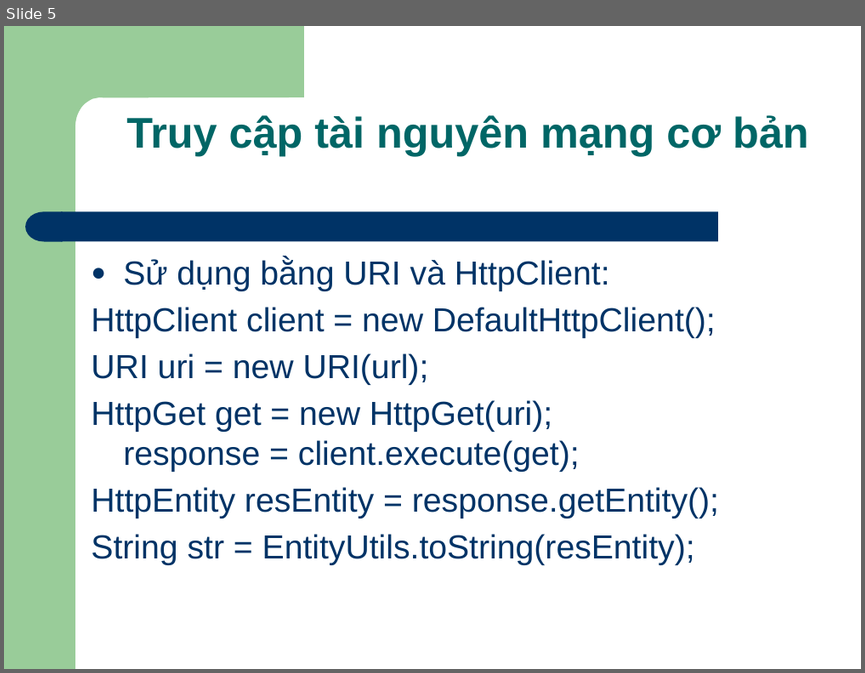
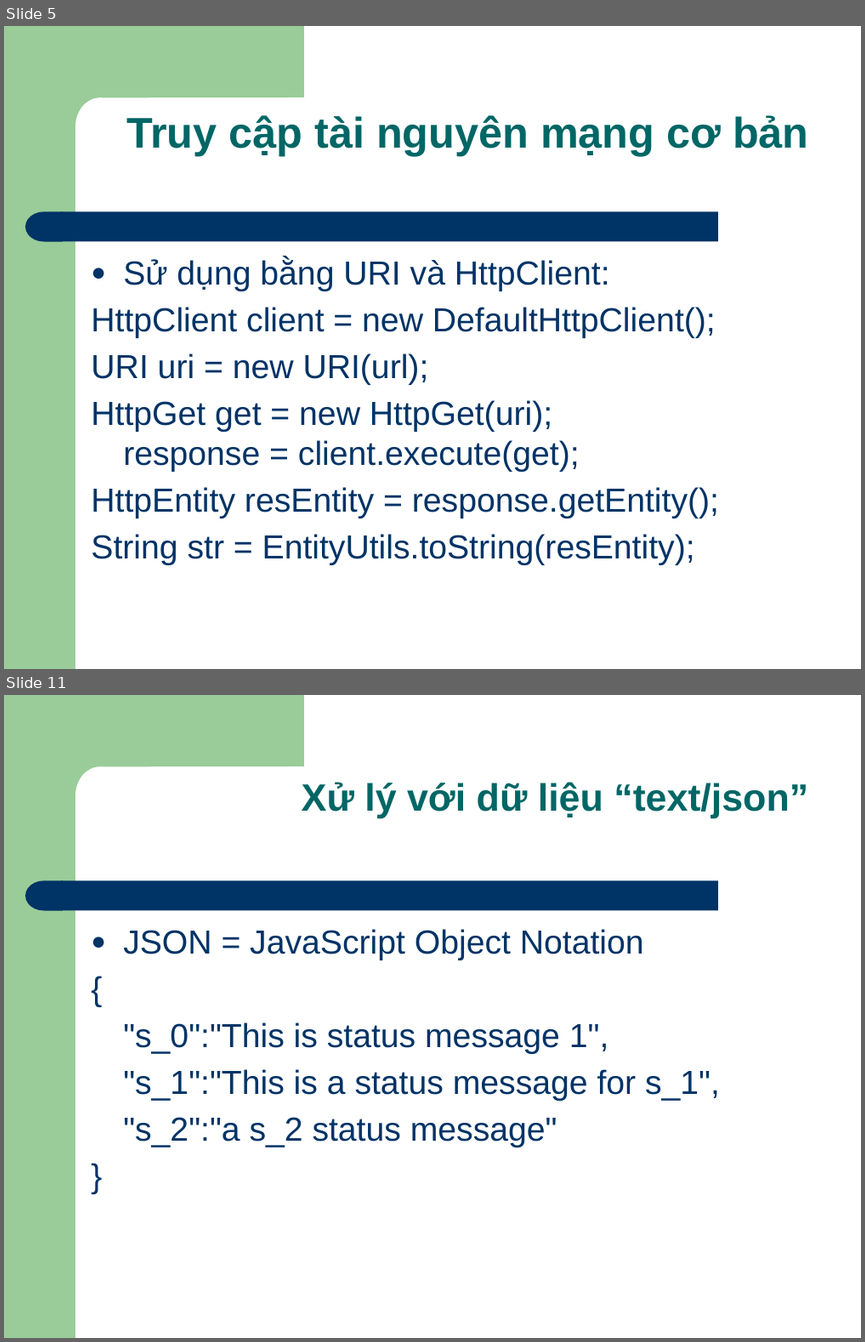
Before and after one commit to Timon-CHP/t3hand, a slide deck: lessions/Android_Par07_Networking.pptx. Shown one above the other, each under a label of ours: slide 5 before the commit, slides 5 and 11 after it; the slides between them are not shown. The pictures are 865x673 and 865x1342 pixels, drawn with LibreOffice and Linux fonts; fonts in the diff are those of the drawing. Boxes give left, top, right and bottom in pixels: in the first picture for what was removed or moved away, otherwise in the second. Text is boxed around its words. In the diff, an @@ line names an element or a change of style, - is before the commit and + after.

```diff
--- a/lessions/Android_Par07_Networking.pptx
+++ b/lessions/Android_Par07_Networking.pptx
@@ slide 11 added at (4, 695, 861, 1338), background #FFFFFF; not listed: 4 template elements that a slide beside it also shows @@
@@ title added at (302, 782, 808, 818), 32 pt, text #006666, bold @@
+Xử lý với dữ liệu “text/json”
@@ text added at (123, 929, 720, 1147), 28 pt, text #003366 @@
+● JSON = JavaScript Object Notation
+{
+"s_0":"This is status message 1",
+"s_1":"This is a status message for s_1",
+"s_2":"a s_2 status message"
+}
```
Also in this commit, not shown: 1 slide changed, 9 other slides added, 4 slides removed.
